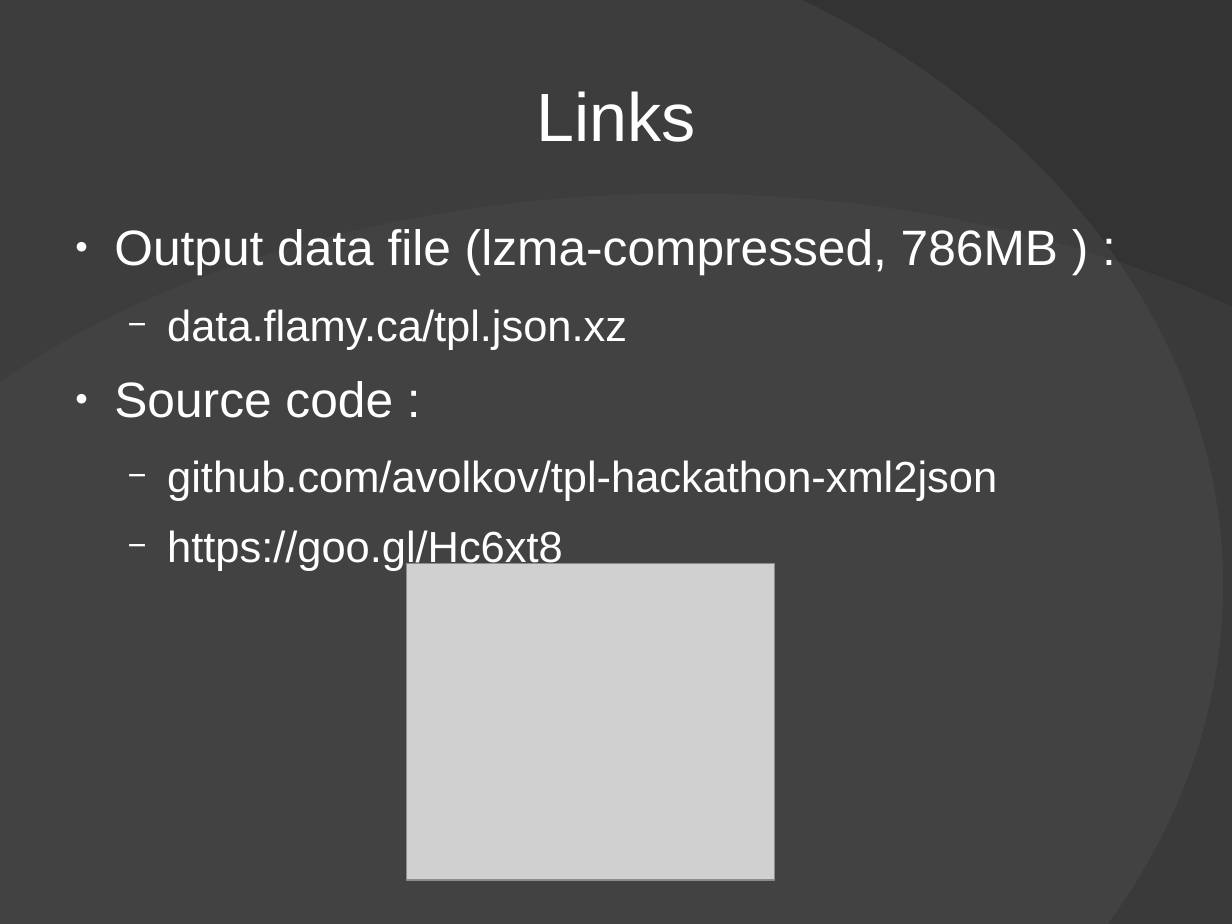
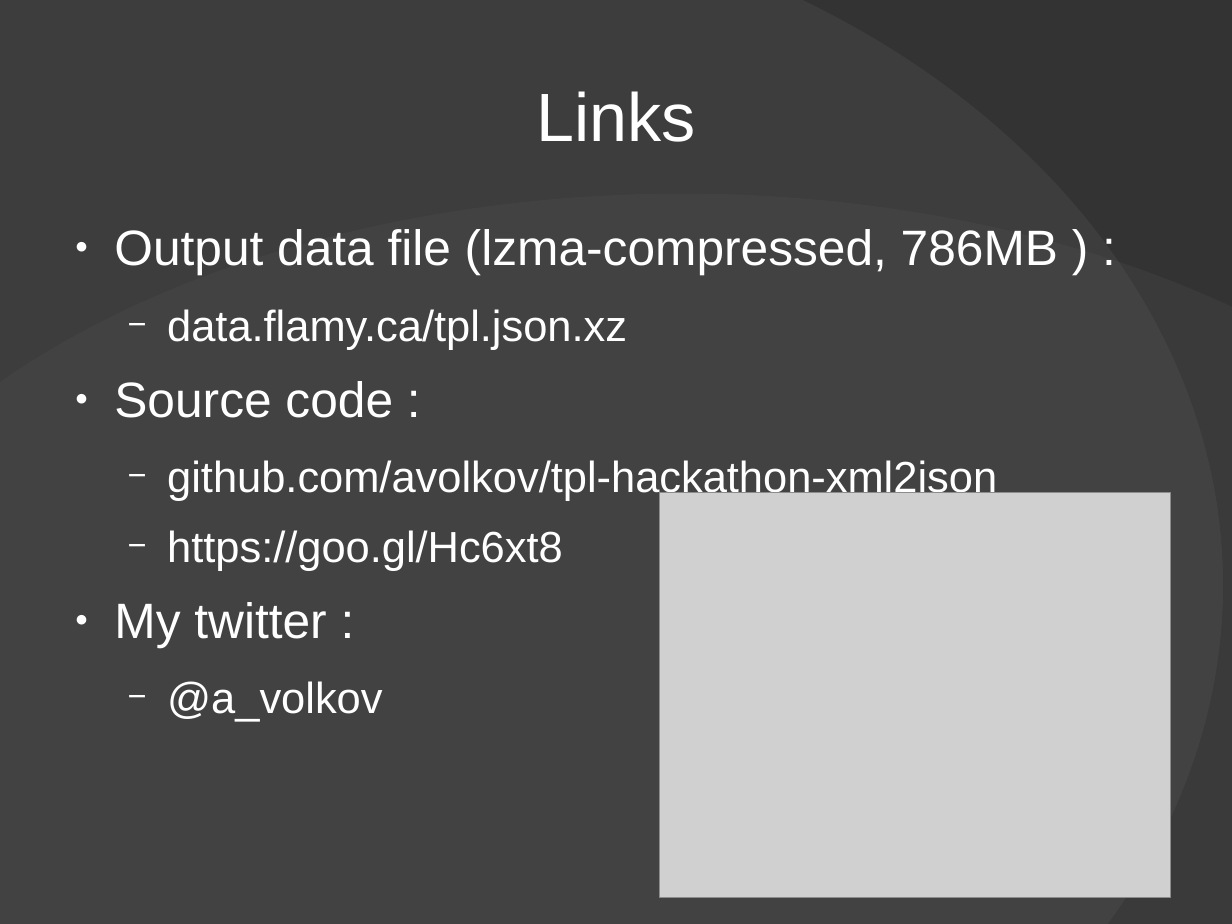
Before and after one commit to avolkov/tpl-hackathon-xml2json, a slide deck: slide 10 of documentation/TPL_Hackathon_presentation.odp. Drawn at 1232x924 pixels with LibreOffice and Linux fonts; fonts in the diff are those of the drawing; grey boxes stand for pictures; background and template pictures are left out. Boxes give left, top, right and bottom in pixels: in the first picture for what was removed or moved away, otherwise in the second. Text is boxed around its words. In the diff, an @@ line names an element or a change of style, - is before the commit and + after.

```diff
--- a/documentation/TPL_Hackathon_presentation.odp
+++ b/documentation/TPL_Hackathon_presentation.odp
@@ picture: place and size @@
-picture at box(406, 563, 774, 880)
+picture at box(661, 493, 1172, 898)
@@ text at box(114, 602, 382, 722): paragraphs added @@
+● My twitter :
+  − @a_volkov
```
Also in this commit, not shown: 1 slide removed.
